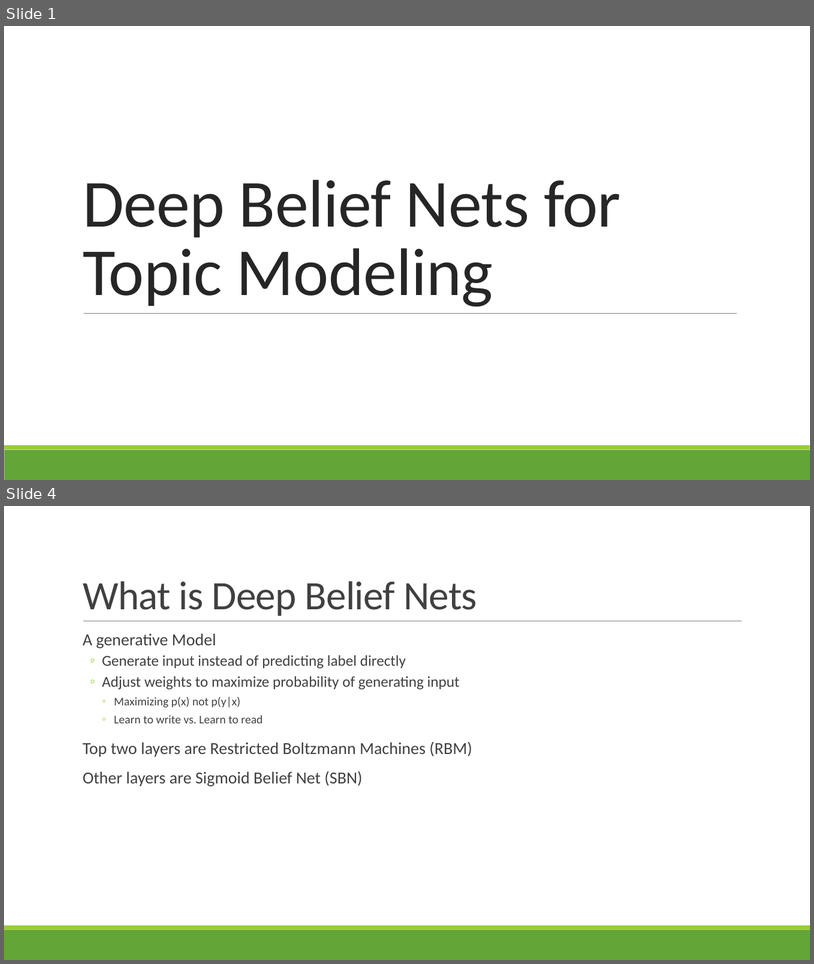
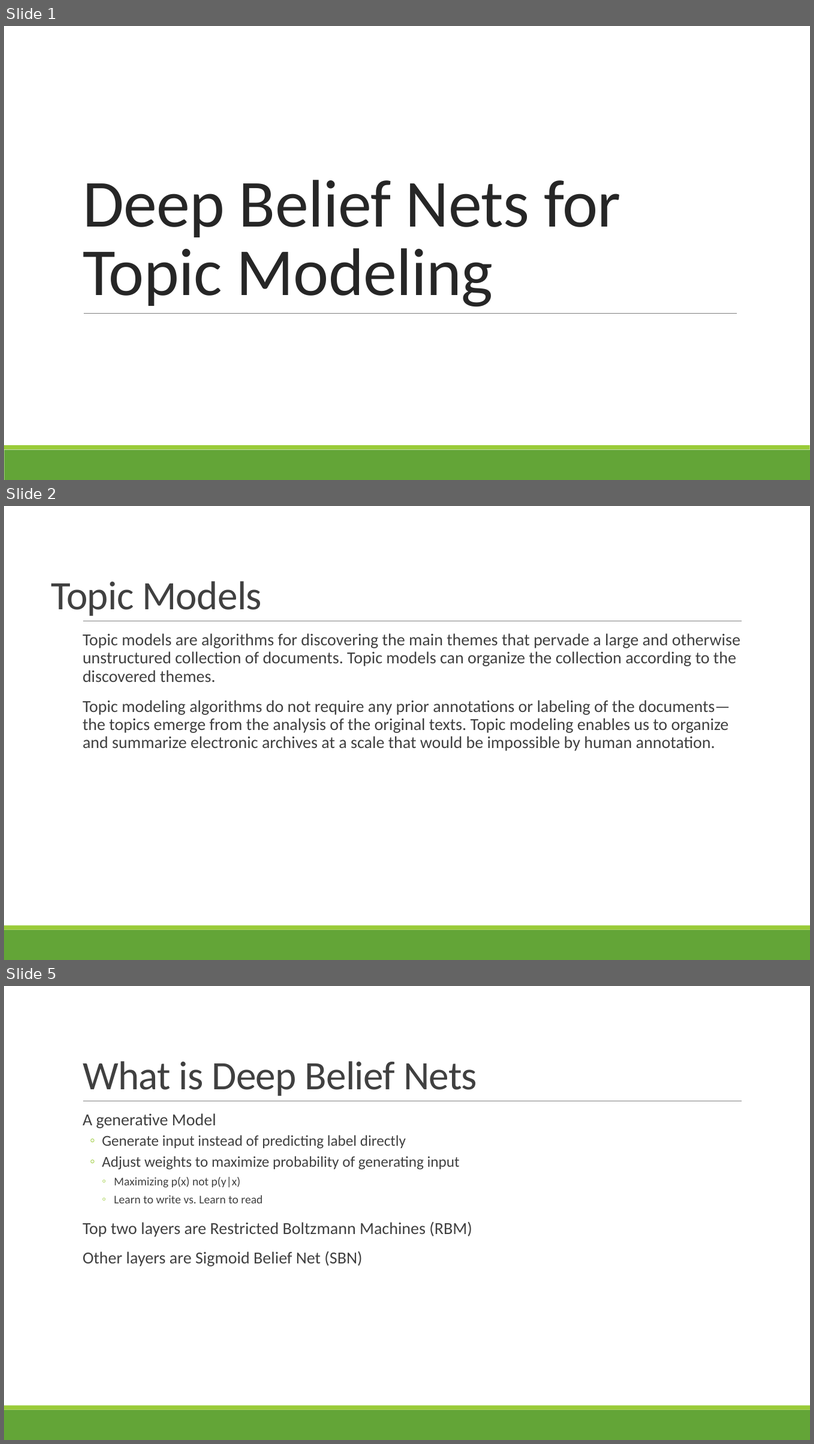
Before and after one commit to dingchaoz/machine_learning, a slide deck: HW4/DBN-v2.pptx. Shown one above the other, each under a label of ours: slides 1 and 4 before the commit, slides 1, 2 and 5 after it; the slides between them are not shown. The pictures are 814x964 and 814x1444 pixels, drawn with LibreOffice and Linux fonts; fonts in the diff are those of the drawing. Boxes give left, top, right and bottom in pixels: in the first picture for what was removed or moved away, otherwise in the second. Text is boxed around its words. In the diff, an @@ line names an element or a change of style, - is before the commit and + after.

Commit message:
added slides about LDA and topic models

```diff
--- a/HW4/DBN-v2.pptx
+++ b/HW4/DBN-v2.pptx
@@ slide 2 added at [4,506,810,960], background #FFFFFF; not listed: 3 template elements that a slide beside it also shows @@
@@ title added at [51,581,262,616], 48 pt, text #404040 @@
+Topic Models
@@ text added at [83,633,741,751], 20 pt, text #404040 @@
+  Topic models are algorithms for discovering the main themes that pervade a large and otherwise unstructured collection of documents. Topic models can organize the collection according to the discovered themes.
+  Topic modeling algorithms do not require any prior annotations or labeling of the documents—the topics emerge from the analysis of the original texts. Topic modeling enables us to organize and summarize electronic archives at a scale that would be impossible by human annotation.
@@ what was slide 4 is now slide 5 @@
```
Also in this commit, not shown: 2 slides changed, 2 other slides added, 3 slides removed.
